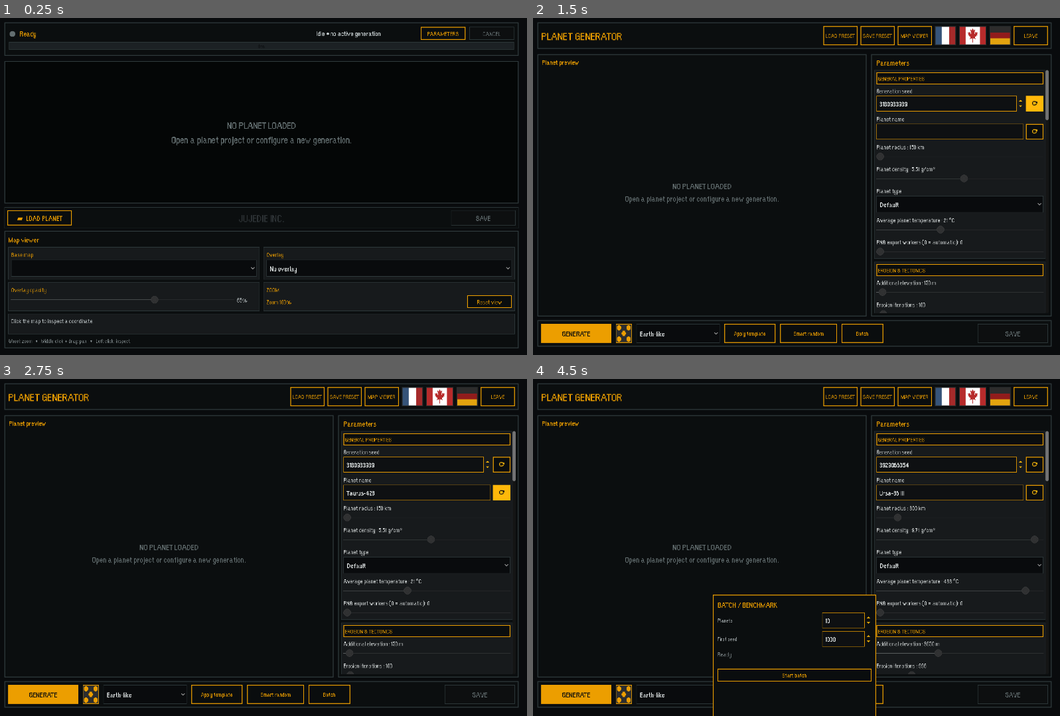
Above: before the commit, frames 1-4 (two rows, left to right).
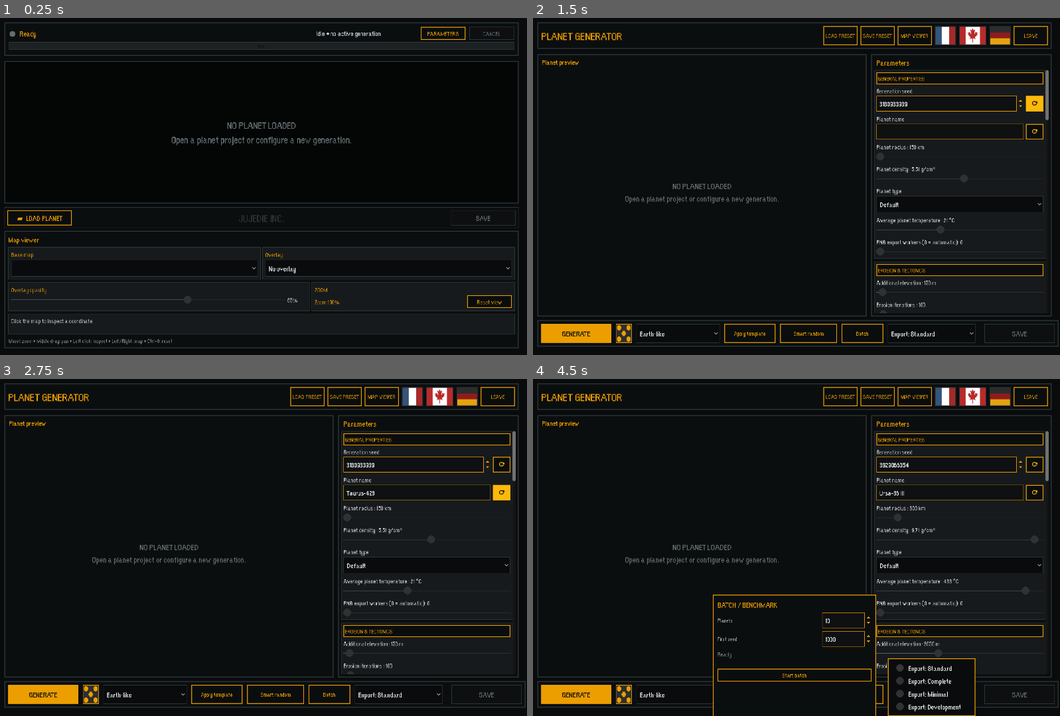
Above: after the commit, the same moments.

Repository: Jujedie/PlanetGenerator
Game: Godot game, scene res://data/scn/master.tscn
Same seed, same stepped clock (60 frames per second), same inputs: the game is played once before the commit and once after it.
Inputs (mouse positions are in pixels of both pictures, inside the frame that each line leads up to):
- Up to frame 1 (0.25 s): no input
- Up to frame 2 (1.5 s): click "PARAMETERS" at 0.5 s; click (1033, 102) at 1.25 s
- Up to frame 3 (2.75 s): click (500, 493) at 2 s
- Up to frame 4 (4.5 s): click (622, 695) at 2.75 s; click "Batch" at 3.5 s; click (933, 695) at 4.25 s, where only the run after the commit has a clickable "Export: Standard"

The runs differ from the first frame. In frame 1, 0.4% of the frame differs, in the area x 6-65%, y 67-97%; in frame 2, 0.2%; in frame 3, 0.2%; in frame 4, 0.7%, in the area x 67-100%, y 82-100%.

Commit message:
feat: Améliorer l'interface utilisateur avec des outils contextuels, des options d'exportation et des optimisations de performance

Diff:
--- a/data/translations/base.csv
+++ b/data/translations/base.csv
@@ -246,7 +246,7 @@
 GEN_STATUS_CANCELLED,Cancelled,Annulée,Abgebrochen
 GEN_STATUS_CANCELLED_REASON,Cancelled: {reason},Annulée : {reason},Abgebrochen: {reason}
 GEN_STATUS_IDLE,Idle • no active generation,Inactif • aucune génération en cours,Leerlauf • keine aktive Generierung
-GEN_STATUS_MEMORY,Raster {width}×{height} • est. active ~{gib} GiB,Raster {width}×{height} • actif estimé ~{gib} Gio,Raster {width}×{height} • geschätzt aktiv ~{gib} GiB
+GEN_STATUS_MEMORY,Raster {width}×{height} • est. active ~{memory},Raster {width}×{height} • actif estimé ~{memory},Raster {width}×{height} • geschätzt aktiv ~{memory}
 GEN_STATUS_MEMORY_TOOLTIP,Estimated active generation memory and elapsed time,Mémoire active estimée et temps écoulé,Geschätzter aktiver Generierungsspeicher und verstrichene Zeit
 GEN_STATUS_COMPLETE,Complete,Terminée,Abgeschlossen
 GEN_STATUS_COMPLETED_IN,Completed in {seconds} s,Terminée en {seconds} s,Abgeschlossen in {seconds} s
@@ -286,7 +286,7 @@
 MAP_VIEWER_RESET,Reset view,Réinitialiser la vue,Ansicht zurücksetzen
 VIEWER_EMPTY_TITLE,NO PLANET LOADED,AUCUNE PLANÈTE CHARGÉE,KEIN PLANET GELADEN
 VIEWER_EMPTY_HINT,Open a planet project or configure a new generation.,Chargez un projet de planète ou configurez une nouvelle génération.,Öffnen Sie ein Planetenprojekt oder konfigurieren Sie eine neue Generierung.
-VIEWER_HELP,Wheel: zoom   •   Middle click + drag: pan   •   Left click: inspect,Molette : zoom   •   Clic milieu + glisser : déplacer   •   Clic gauche : inspecter,Mausrad: Zoom   •   Mittelklick + Ziehen: Verschieben   •   Linksklick: Prüfen
+VIEWER_HELP,Wheel: zoom • Middle drag: pan • Left click: inspect • Left/Right: map • Ctrl+0: reset,Molette : zoom • Clic milieu : déplacer • Clic gauche : inspecter • Gauche/Droite : carte • Ctrl+0 : réinitialiser,Mausrad: Zoom • Mittlere Taste: Verschieben • Linksklick: Prüfen • Links/Rechts: Karte • Strg+0: Zurücksetzen
 MAP_VIEWER_INSPECT_HINT,Click the map to inspect a coordinate.,Cliquer sur la carte pour inspecter une coordonnée.,Auf die Karte klicken um eine Koordinate zu prüfen.
 MAP_VIEWER_INSPECT_VALUE,"Cell {x},{y} • Lon {lon}° Lat {lat}°
 RGBA {r} / {g} / {b} / {a}","Cellule {x},{y} • Lon {lon}° Lat {lat}°
@@ -323,3 +323,20 @@
 BATCH_PROGRESS_INTEGRITY_FAIL,{completed}/{total} • seed {seed} • integrity failed,{completed}/{total} • graine {seed} • intégrité échouée,{completed}/{total} • Seed {seed} • Integrität fehlgeschlagen
 BATCH_PROGRESS_FAILED,{completed}/{total} • seed {seed} • failed,{completed}/{total} • graine {seed} • échec,{completed}/{total} • Seed {seed} • fehlgeschlagen
 BATCH_RESULT,{successful}/{completed} successful • report: {report},{successful}/{completed} réussies • rapport : {report},{successful}/{completed} erfolgreich • Bericht: {report}
+EXPORT_PRESET_STANDARD,Export: Standard,Export : Standard,Export: Standard
+EXPORT_PRESET_COMPLETE,Export: Complete,Export : Complet,Export: Vollständig
+EXPORT_PRESET_MINIMAL,Export: Minimal,Export : Minimal,Export: Minimal
+EXPORT_PRESET_DEVELOPMENT,Export: Development,Export : Développement,Export: Entwicklung
+UI_TOOLTIP_GENERATE,Generate with the current parameters.,Générer avec les paramètres actuels.,Mit den aktuellen Parametern generieren.
+UI_TOOLTIP_RANDOM,Unrestricted randomization of parameters.,Randomisation libre des paramètres.,Uneingeschränkte Zufallswerte für Parameter.
+UI_TOOLTIP_LOAD_PRESET,Load a saved parameter preset.,Charger un preset de paramètres.,Ein gespeichertes Parameter-Preset laden.
+UI_TOOLTIP_SAVE_PRESET,Save the current parameters as a preset.,Sauvegarder les paramètres actuels comme preset.,Die aktuellen Parameter als Preset speichern.
+UI_TOOLTIP_VIEWER,Open the map viewer. Shortcut: V.,Ouvrir la visionneuse de carte. Raccourci : V.,Kartenansicht öffnen. Tastenkürzel: V.
+UI_TOOLTIP_BATCH,Open Batch / Benchmark. Shortcut: B.,Ouvrir Batch / Benchmark. Raccourci : B.,Batch / Benchmark öffnen. Tastenkürzel: B.
+UI_TOOLTIP_SAVE_PLANET,Save/export the current planet.,Sauvegarder/exporter la planète actuelle.,Den aktuellen Planeten speichern/exportieren.
+UI_TOOLTIP_EXPORT_PRESET,Choose which generated files are kept in the export.,Choisir quels fichiers générés sont conservés dans l’export.,"Auswählen, welche erzeugten Dateien im Export behalten werden."
+UI_TOOLTIP_PARAMETERS,Return to generation parameters. Shortcut: V.,Revenir aux paramètres de génération. Raccourci : V.,Zu den Generierungsparametern zurückkehren. Tastenkürzel: V.
+UI_TOOLTIP_LOAD_PLANET,Load an existing planet project.,Charger un projet de planète existant.,Ein vorhandenes Planetenprojekt laden.
+UI_TOOLTIP_RESET_VIEW,Reset zoom and pan. Shortcut: Ctrl+0.,Réinitialiser le zoom et le déplacement. Raccourci : Ctrl+0.,Zoom und Verschiebung zurücksetzen. Tastenkürzel: Strg+0.
+UI_TOOLTIP_RANDOM_NAME,Generate a random planet name.,Générer un nom de planète aléatoire.,Einen zufälligen Planetennamen erzeugen.
+UI_TOOLTIP_RANDOM_SEED,Generate a random seed.,Générer une graine aléatoire.,Einen zufälligen Seed erzeugen.
--- a/src/classes/classes_io/export_catalog.gd
+++ b/src/classes/classes_io/export_catalog.gd
@@ -17,8 +17,8 @@
 
 const ALWAYS_METADATA := ["integrity_report", "manifest", "project", "catalog"]
 const MINIMAL_KEYS := ["final_map", "cartographic", "water_colored", "river_map", "biome"]
-const STANDARD_EXCLUDE := ["plates", "plates_borders", "river_type"]
-const DEBUG_KEYS := ["plates", "plates_borders", "river_type"]
+const STANDARD_EXCLUDE := ["plates_borders"]
+const DEBUG_KEYS := ["plates_borders"]
 const OVERLAY_KEYS := ["grid_overlay", "topology"]
 const RESOURCE_KEYS := ["petrole", "resources", "resource", "ressource"]
 
--- a/src/classes/classes_io/planetGenerator.gd
+++ b/src/classes/classes_io/planetGenerator.gd
@@ -358,27 +358,25 @@
 ## Supprime tous les fichiers présents dans "user://temp/" pour éviter l'accumulation
 ## de données inutiles entre deux générations.
 static func deleteImagesTemps():
-	"""Clear temporary directory"""
-	var dir = DirAccess.open("user://temp/")
+	"""Clear the temporary export tree, including nested M7.2 folders."""
+	var root := "user://temp/"
+	DirAccess.make_dir_recursive_absolute(root)
+	_clear_directory_contents(root)
+
+
+static func _clear_directory_contents(path: String) -> void:
+	var dir := DirAccess.open(path)
 	if dir == null:
-		DirAccess.make_dir_absolute("user://temp/")
-		return
-
+		return
 	dir.list_dir_begin()
-	var file_name = dir.get_next()
-	while file_name != "":
-		dir.remove(file_name)
-		file_name = dir.get_next()
+	var entry := dir.get_next()
+	while entry != "":
+		if entry != "." and entry != "..":
+			var child := path.path_join(entry)
+			if dir.current_is_dir():
+				_clear_directory_contents(child)
+				DirAccess.remove_absolute(child)
+			else:
+				DirAccess.remove_absolute(child)
+		entry = dir.get_next()
 	dir.list_dir_end()
-
-	dir = DirAccess.open("user://temp/ressource/")
-	if dir == null:
-		DirAccess.make_dir_absolute("user://temp/ressource/")
-		return
-
-	dir.list_dir_begin()
-	file_name = dir.get_next()
-	while file_name != "":
-		dir.remove(file_name)
-		file_name = dir.get_next()
-	dir.list_dir_end()
--- /dev/null
+++ b/src/classes/classes_io/ui_polish.gd
@@ -0,0 +1,14 @@
+class_name UIPolish
+extends RefCounted
+
+## Milestone 7.7 shared presentation helpers.
+## Keep this class UI-only so simulation output cannot depend on it.
+
+static func human_bytes(value: int) -> String:
+	var amount: float = float(maxi(value, 0))
+	var suffixes: Array[String] = ["B", "KiB", "MiB", "GiB", "TiB"]
+	for suffix in suffixes:
+		if amount < 1024.0 or suffix == "TiB":
+			return "%.2f %s" % [amount, suffix]
+		amount /= 1024.0
+	return "%d B" % maxi(value, 0)
--- a/src/scenes/master.gd
+++ b/src/scenes/master.gd
@@ -55,6 +55,7 @@
 const SFX_GENERATION_DONE = "res://data/sound/Foley UI E.wav"
 const PARAMETER_WORKSPACE_SCENE := preload("res://data/scn/parameter_workspace.tscn")
 const REFERENCE_VIEWER_WORKSPACE_SCENE := preload("res://data/scn/reference_viewer_workspace.tscn")
+const UI_POLISH := preload("res://src/classes/classes_io/ui_polish.gd")
 const UI_AMBER := Color(0.92549, 0.619608, 0.0, 1.0)
 const UI_MUTED := Color(0.39, 0.43, 0.44, 1.0)
 
@@ -218,6 +219,7 @@
 
 func _show_viewer_workspace() -> void:
 	if _parameter_workspace != null:
+		_parameter_workspace.close_batch_panel()
 		_parameter_workspace.visible = false
 	if _viewer_workspace != null:
 		_viewer_workspace.visible = true
@@ -274,6 +276,14 @@
 		_viewer_load_action.text = "▰  " + tr("LOAD_PLANET").to_upper()
 	if _viewer_save_action != null:
 		_viewer_save_action.text = tr("SAUVEGARDER").to_upper()
+	if _viewer_parameters_button != null:
+		_viewer_parameters_button.tooltip_text = tr("UI_TOOLTIP_PARAMETERS")
+	if _viewer_load_action != null:
+		_viewer_load_action.tooltip_text = tr("UI_TOOLTIP_LOAD_PLANET")
+	if _viewer_save_action != null:
+		_viewer_save_action.tooltip_text = tr("UI_TOOLTIP_SAVE_PLANET")
+	if _viewer_reset_button != null:
+		_viewer_reset_button.tooltip_text = tr("UI_TOOLTIP_RESET_VIEW")
 	if _cancel_generation_button != null:
 		_cancel_generation_button.text = tr("GEN_CANCEL").to_upper()
 	if not _viewer_crosshair.has_point:
@@ -475,7 +485,7 @@
 	# Deliberately conservative UI estimate: several authoritative fields plus
 	# working textures coexist in the monolithic path.
 	var estimate := int(dims.x) * int(dims.y) * 64
-	_set_generation_memory_text("GEN_STATUS_MEMORY", {"width": dims.x, "height": dims.y, "gib": "%.2f" % (float(estimate) / 1073741824.0)})
+	_set_generation_memory_text("GEN_STATUS_MEMORY", {"width": dims.x, "height": dims.y, "memory": UI_POLISH.human_bytes(estimate)})
 	_cancel_generation_button.disabled = false
 
 func _on_generation_progress(phase: String, completed: int, total: int) -> void:
@@ -753,7 +763,7 @@
 		"cartography_view": CartographicRenderer.VIEW_PLANET,
 		"cartography_grid_alpha": 166,
 		"run_integrity_checks": true,
-		"export_preset": ExportCatalog.PRESET_STANDARD,
+		"export_preset": _parameter_workspace.get_export_preset() if _parameter_workspace != null else ExportCatalog.PRESET_STANDARD,
 		"avg_temperature": ui["avg_temperature"],
 
 		"terrain_scale": ui["terrain_scale"],
@@ -876,6 +886,48 @@
 	_refresh_advanced_viewer_translation()
 
 
+func _unhandled_key_input(event: InputEvent) -> void:
+	var key_event: InputEventKey = event as InputEventKey
+	if key_event == null or not key_event.pressed or key_event.echo:
+		return
+	match key_event.keycode:
+		KEY_V:
+			if _viewer_workspace != null and _viewer_workspace.visible:
+				_show_parameters_workspace()
+			else:
+				_show_viewer_workspace()
+			get_viewport().set_input_as_handled()
+		KEY_B:
+			if _parameter_workspace != null and _parameter_workspace.visible:
+				_parameter_workspace.toggle_batch_panel()
+				get_viewport().set_input_as_handled()
+		KEY_LEFT:
+			if _viewer_workspace != null and _viewer_workspace.visible:
+				_cycle_viewer_base(-1)
+				get_viewport().set_input_as_handled()
+		KEY_RIGHT:
+			if _viewer_workspace != null and _viewer_workspace.visible:
+				_cycle_viewer_base(1)
+				get_viewport().set_input_as_handled()
+		KEY_0:
+			if key_event.ctrl_pressed and _viewer_workspace != null and _viewer_workspace.visible:
+				_reset_viewer_transform()
+				get_viewport().set_input_as_handled()
+		KEY_ESCAPE:
+			if _parameter_workspace != null and _parameter_workspace.visible and _parameter_workspace.is_batch_panel_visible():
+				_parameter_workspace.close_batch_panel()
+				get_viewport().set_input_as_handled()
+
+
+func _cycle_viewer_base(direction: int) -> void:
+	if _viewer_base_select == null or _viewer_base_select.item_count <= 0:
+		return
+	var current_index: int = maxi(_viewer_base_select.selected, 0)
+	var next_index: int = posmod(current_index + direction, _viewer_base_select.item_count)
+	_viewer_base_select.select(next_index)
+	_on_viewer_base_selected(next_index)
+
+
 # ============================================================================
 # LANGUAGE & SYSTEM
 # ============================================================================
@@ -942,6 +994,8 @@
 		"version": 2,
 		"date": Time.get_datetime_string_from_system(),
 	}
+	if _parameter_workspace != null:
+		data["_ui"] = {"export_preset": _parameter_workspace.get_export_preset()}
 	return data
 
 
@@ -1020,6 +1074,11 @@
 
 	if _parameter_workspace != null:
 		_parameter_workspace.apply_values(data)
+		var raw_ui_settings: Variant = data.get("_ui", {})
+		if raw_ui_settings is Dictionary:
+			var ui_settings: Dictionary = raw_ui_settings
+			if ui_settings.has("export_preset"):
+				_parameter_workspace.set_export_preset(str(ui_settings["export_preset"]))
 	maj_labels()
 	print("[Preset] ✅ Chargé: ", file_path.get_file())
 	return true
--- a/src/scenes/parameter_workspace.gd
+++ b/src/scenes/parameter_workspace.gd
@@ -22,6 +22,7 @@
 const UI_MUTED := Color(0.39, 0.43, 0.44, 1.0)
 const PARAMETER_SCHEMA := preload("res://src/scenes/planet_parameter_schema.gd")
 const PLANET_TEMPLATES := preload("res://src/classes/classes_io/planet_templates.gd")
+const EXPORT_CATALOG := preload("res://src/classes/classes_io/export_catalog.gd")
 
 var root: Control
 var title_label: Label
@@ -40,6 +41,8 @@
 var german_button: Button
 var generate_button: Button
 var random_button: Button
+var random_name_button: Button
+var random_seed_button: Button
 var save_planet_button: Button
 var template_select: OptionButton
 var template_apply_button: Button
@@ -53,12 +56,14 @@
 var batch_seed_spin: SpinBox
 var batch_status_label: Label
 var batch_start_button: Button
+var export_preset_select: OptionButton
 
 var _parameter_tree: VBoxContainer
 var _controls: Dictionary = {}
 var _value_labels: Dictionary = {}
 var _category_buttons: Dictionary = {}
 var _category_bodies: Dictionary = {}
+var _category_panels: Dictionary = {}
 var _option_definitions: Dictionary = {}
 var _spinbox_arrows_icon: Texture2D
 var _refresh_icon: Texture2D
@@ -421,6 +426,11 @@
 	style_button(batch_toggle_button, true)
 	batch_toggle_button.custom_minimum_size.x = 110
 	action_row.add_child(batch_toggle_button)
+	export_preset_select = OptionButton.new()
+	export_preset_select.name = "ExportPresetSelect"
+	_style_option(export_preset_select)
+	export_preset_select.custom_minimum_size = Vector2(165, 46)
+	action_row.add_child(export_preset_select)
 	var spacer := Control.new()
 	spacer.size_flags_horizontal = Control.SIZE_EXPAND_FILL
 	action_row.add_child(spacer)
@@ -512,6 +522,12 @@
 		_create_category(str(category))
 	for definition in PARAMETER_SCHEMA.DEFINITIONS:
 		_create_parameter(definition)
+	var planet_type_control: OptionButton = _controls.get("planet_type") as OptionButton
+	if planet_type_control != null:
+		planet_type_control.item_selected.connect(func(_index: int) -> void:
+			_apply_planet_type_ui_state()
+		)
+	_apply_planet_type_ui_state()
 
 
 func _create_category(category: String) -> void:
@@ -539,6 +555,7 @@
 	)
 	_category_buttons[category] = header
 	_category_bodies[category] = body
+	_category_panels[category] = panel
 
 
 func _create_parameter(definition: Dictionary) -> void:
@@ -573,9 +590,9 @@
 			edit.text = str(definition.get("default", ""))
 			_style_line_edit(edit)
 			hbox.add_child(edit)
-			var random_name_button := Button.new()
+			random_name_button = Button.new()
 			random_name_button.name = "RandomNameButton"
-			_style_refresh_button(random_name_button, "Random name")
+			_style_refresh_button(random_name_button, tr("UI_TOOLTIP_RANDOM_NAME"))
 			random_name_button.pressed.connect(randomize_name)
 			hbox.add_child(random_name_button)
 			_controls[key] = edit
@@ -592,9 +609,9 @@
 			spin.value = float(definition.get("default", 0.0))
 			_style_spinbox(spin)
 			hbox.add_child(spin)
-			var random_seed_button := Button.new()
+			random_seed_button = Button.new()
 			random_seed_button.name = "RandomSeedButton"
-			_style_refresh_button(random_seed_button, "Random seed")
+			_style_refresh_button(random_seed_button, tr("UI_TOOLTIP_RANDOM_SEED"))
 			random_seed_button.pressed.connect(randomize_seed)
 			hbox.add_child(random_seed_button)
 			_controls[key] = spin
@@ -641,12 +658,23 @@
 	french_button.pressed.connect(func() -> void: language_requested.emit("fr"))
 	english_button.pressed.connect(func() -> void: language_requested.emit("en"))
 	german_button.pressed.connect(func() -> void: language_requested.emit("de"))
-	batch_toggle_button.pressed.connect(_toggle_batch_panel)
+	batch_toggle_button.pressed.connect(toggle_batch_panel)
 	batch_start_button.pressed.connect(_on_batch_start_pressed)
 
 
-func _toggle_batch_panel() -> void:
+func toggle_batch_panel() -> void:
+	if batch_panel == null:
+		return
 	batch_panel.visible = not batch_panel.visible
+
+
+func close_batch_panel() -> void:
+	if batch_panel != null and not _batch_running:
+		batch_panel.visible = false
+
+
+func is_batch_panel_visible() -> bool:
+	return batch_panel != null and batch_panel.visible
 
 
 func _on_batch_start_pressed() -> void:
@@ -684,7 +712,7 @@
 	actions.position = Vector2(margin, action_top)
 	actions.size = Vector2(viewport_size.x - margin * 2.0, action_height)
 	if batch_panel != null:
-		var batch_size := Vector2(430.0, 218.0)
+		var batch_size := Vector2(minf(430.0, viewport_size.x - margin * 2.0), 218.0)
 		batch_panel.size = batch_size
 		batch_panel.position = Vector2(
 			maxf(margin, (viewport_size.x - batch_size.x) * 0.5),
@@ -726,6 +754,8 @@
 	else:
 		return false
 	_refresh_parameter_label(key)
+	if key == "planet_type":
+		_apply_planet_type_ui_state()
 	return true
 
 
@@ -807,6 +837,7 @@
 			var option := control as OptionButton
 			if option.item_count > 0:
 				option.select(randi_range(0, option.item_count - 1))
+	_apply_planet_type_ui_state()
 	refresh_translations()
 
 
@@ -848,6 +879,20 @@
 	_refresh_batch_status()
 	save_planet_button.text = tr("SAUVEGARDER")
 	_refresh_template_items()
+	_refresh_export_preset_items()
+	generate_button.tooltip_text = tr("UI_TOOLTIP_GENERATE")
+	random_button.tooltip_text = tr("UI_TOOLTIP_RANDOM")
+	if random_name_button != null:
+		random_name_button.tooltip_text = tr("UI_TOOLTIP_RANDOM_NAME")
+	if random_seed_button != null:
+		random_seed_button.tooltip_text = tr("UI_TOOLTIP_RANDOM_SEED")
+	load_preset_button.tooltip_text = tr("UI_TOOLTIP_LOAD_PRESET")
+	save_preset_button.tooltip_text = tr("UI_TOOLTIP_SAVE_PRESET")
+	viewer_button.tooltip_text = tr("UI_TOOLTIP_VIEWER")
+	batch_toggle_button.tooltip_text = tr("UI_TOOLTIP_BATCH")
+	save_planet_button.tooltip_text = tr("UI_TOOLTIP_SAVE_PLANET")
+	if export_preset_select != null:
+		export_preset_select.tooltip_text = tr("UI_TOOLTIP_EXPORT_PRESET")
 
 	for category in PARAMETER_SCHEMA.CATEGORY_ORDER:
 		var category_key := str(category)
@@ -874,6 +919,62 @@
 	batch_count_spin.editable = enabled and not _batch_running
 	batch_seed_spin.editable = enabled and not _batch_running
 	batch_start_button.disabled = not enabled and not _batch_running
+	if export_preset_select != null:
+		export_preset_select.disabled = not enabled
+
+
+func get_export_preset() -> String:
+	if export_preset_select == null or export_preset_select.selected < 0:
+		return EXPORT_CATALOG.PRESET_STANDARD
+	return str(export_preset_select.get_item_metadata(export_preset_select.selected))
+
+
+func set_export_preset(preset: String) -> void:
+	if export_preset_select == null:
+		return
+	var normalized: String = EXPORT_CATALOG.normalize_preset(preset)
+	for index in range(export_preset_select.item_count):
+		if str(export_preset_select.get_item_metadata(index)) == normalized:
+			export_preset_select.select(index)
+			return
+
+
+func _refresh_export_preset_items() -> void:
+	if export_preset_select == null:
+		return
+	var selected_preset: String = get_export_preset()
+	export_preset_select.clear()
+	var presets: Array[Dictionary] = [
+		{"label": "EXPORT_PRESET_STANDARD", "value": EXPORT_CATALOG.PRESET_STANDARD},
+		{"label": "EXPORT_PRESET_COMPLETE", "value": EXPORT_CATALOG.PRESET_COMPLETE},
+		{"label": "EXPORT_PRESET_MINIMAL", "value": EXPORT_CATALOG.PRESET_MINIMAL},
+		{"label": "EXPORT_PRESET_DEVELOPMENT", "value": EXPORT_CATALOG.PRESET_DEVELOPMENT},
+	]
+	for definition in presets:
+		export_preset_select.add_item(tr(str(definition["label"])))
+		export_preset_select.set_item_metadata(export_preset_select.item_count - 1, str(definition["value"]))
+	set_export_preset(selected_preset)
+
+
+func _set_category_visible(category: String, visible: bool) -> void:
+	var panel: PanelContainer = _category_panels.get(category) as PanelContainer
+	if panel != null:
+		panel.visible = visible
+
+
+func _apply_planet_type_ui_state() -> void:
+	var type_control: OptionButton = _controls.get("planet_type") as OptionButton
+	if type_control == null or type_control.selected < 0:
+		return
+	var planet_type: int = type_control.get_selected_id()
+	var no_surface_water: bool = planet_type in [Enum.TYPE_NO_ATMOS, Enum.TYPE_STERILE]
+	var gas: bool = planet_type == Enum.TYPE_GAZEUZE
+	_set_category_visible("EAU", not no_surface_water and not gas)
+	_set_category_visible("NUAGE", not no_surface_water and not gas)
+	_set_category_visible("REGION", not gas)
+	_set_category_visible("OCEAN", not no_surface_water and not gas)
+	_set_category_visible("CRATER", not gas)
+	_set_category_visible("EROSION", not gas)
 
 
 func set_batch_running(running: bool) -> void:
--- a/src/scenes/reference_viewer_workspace.gd
+++ b/src/scenes/reference_viewer_workspace.gd
@@ -292,7 +292,7 @@
 	# Map selectors get a dedicated full-width row. The exported map catalogue
 	# can contain dozens of layers/resources, so keeping them in narrow 290 px
 	# columns made the PopupMenu unnecessarily difficult to use.
-	var selectors_row := HBoxContainer.new()
+	var selectors_row := HFlowContainer.new()
 	selectors_row.add_theme_constant_override("separation", 10)
 	viewer_box.add_child(selectors_row)
 	var base_group := _make_group(selectors_row, 520)
@@ -308,7 +308,7 @@
 	_style_option(overlay_select)
 	overlay_group.add_child(overlay_select)
 
-	var tools_row := HBoxContainer.new()
+	var tools_row := HFlowContainer.new()
 	tools_row.add_theme_constant_override("separation", 10)
 	viewer_box.add_child(tools_row)
 	var opacity_group := _make_group(tools_row, 620)
@@ -374,7 +374,8 @@
 	var viewport_size := get_viewport().get_visible_rect().size
 	var margin := 22.0
 	var header_height := 88.0
-	var viewer_height := clampf(viewport_size.y * 0.34, 295.0, 345.0)
+	var narrow_layout: bool = viewport_size.x < 1180.0
+	var viewer_height := clampf(viewport_size.y * (0.46 if narrow_layout else 0.34), 420.0 if narrow_layout else 295.0, 500.0 if narrow_layout else 345.0)
 	var viewer_top := viewport_size.y - viewer_height - margin
 	var action_height := 52.0
 	var action_top := viewer_top - action_height - 10.0
--- /dev/null
+++ b/tests/milestone_7_7_ui_polish.tscn
@@ -0,0 +1,6 @@
+[gd_scene load_steps=2 format=3]
+
+[ext_resource path="res://tests/milestone_7_7_ui_polish.gd" type="Script" id="1"]
+
+[node name="Milestone77UIPolish" type="Node"]
+script = ExtResource("1")
Not shown, added: docs/Milestone7_7_UI_Polish.md
Not shown, changed: docs/RoadMap.md
Not shown, added: docs/RoadMap_v2.md
